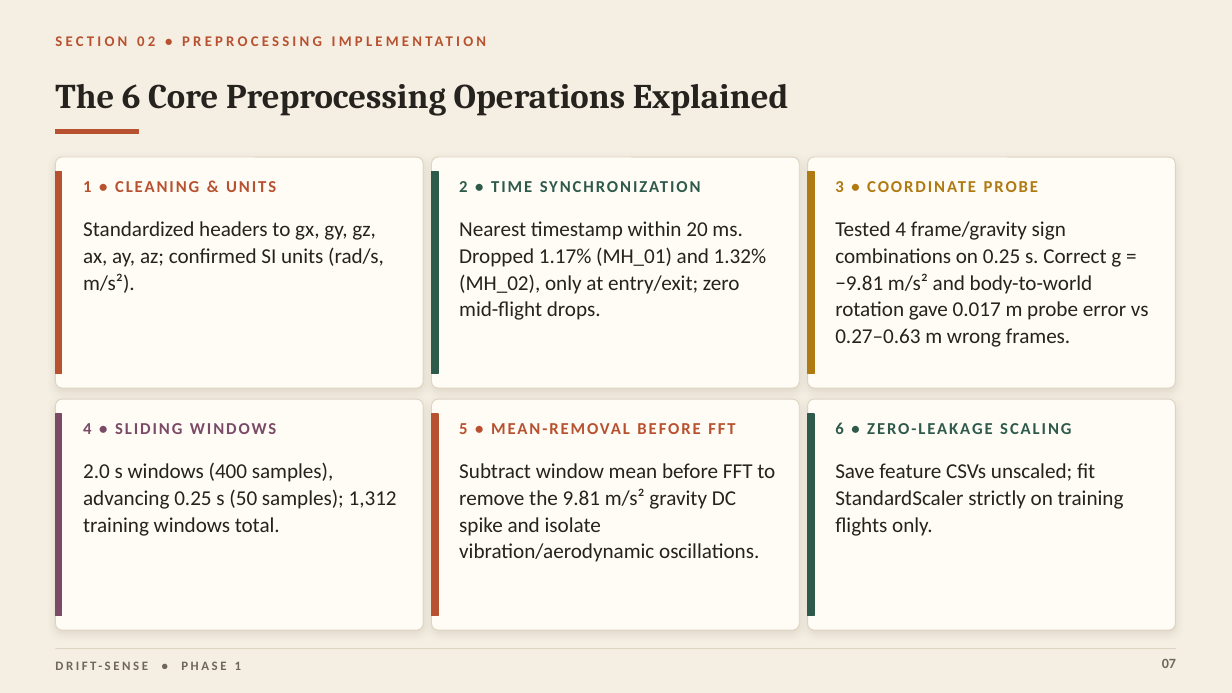
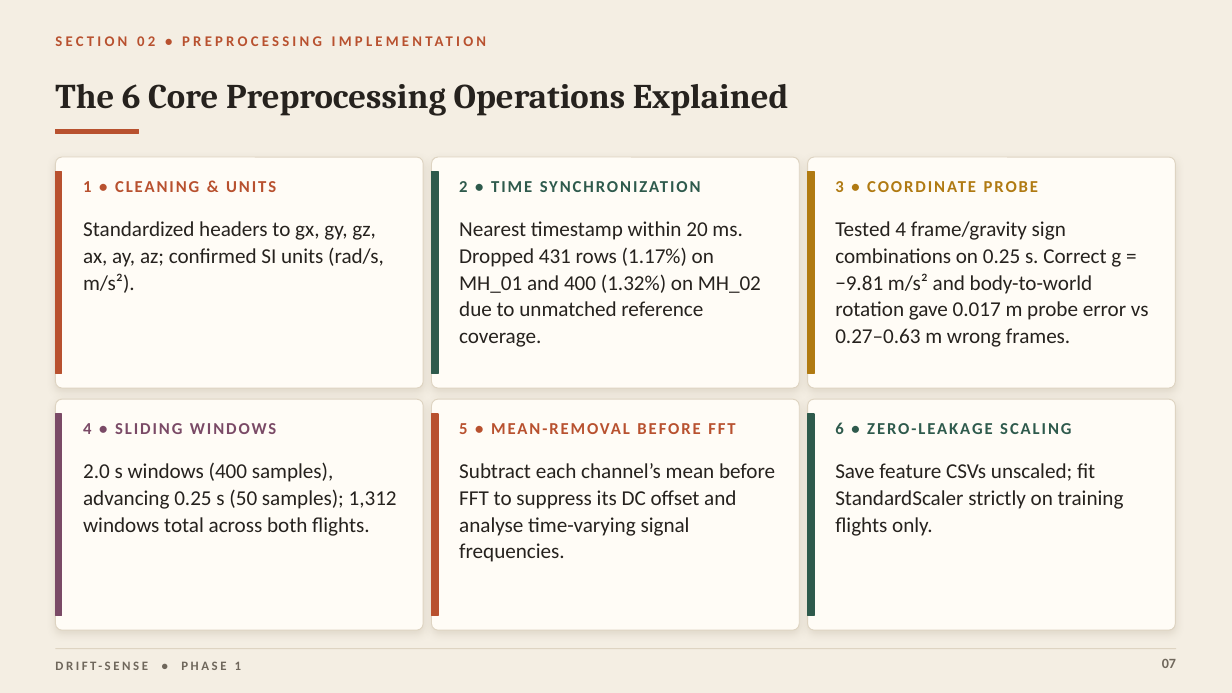
Before and after one commit to Dadi-Dinesh/Drift-Sense, a slide deck: slide 7 of reports/midsem/presentation.pptx. Drawn at 1232x693 pixels with LibreOffice and Linux fonts; fonts in the diff are those of the drawing. Boxes give left, top, right and bottom in pixels: in the first picture for what was removed or moved away, otherwise in the second. Text is boxed around its words. In the diff, an @@ line names an element or a change of style, - is before the commit and + after.

```diff
--- a/reports/midsem/presentation.pptx
+++ b/reports/midsem/presentation.pptx
@@ text at (x1=459, y1=221, x2=761, y2=347): text changed @@
-Nearest timestamp within 20 ms. Dropped 1.17% (MH_01) and 1.32% (MH_02), only at entry/exit; zero mid-flight drops.
+Nearest timestamp within 20 ms. Dropped 431 rows (1.17%) on MH_01 and 400 (1.32%) on MH_02 due to unmatched reference coverage.
@@ text at (x1=83, y1=462, x2=397, y2=536): text changed @@
-2.0 s windows (400 samples), advancing 0.25 s (50 samples); 1,312 training windows total.
+2.0 s windows (400 samples), advancing 0.25 s (50 samples); 1,312 windows total across both flights.
@@ text at (x1=459, y1=463, x2=736, y2=562): text changed @@
-Subtract window mean before FFT to remove the 9.81 m/s² gravity DC spike and isolate vibration/aerodynamic oscillations.
+Subtract each channel’s mean before FFT to suppress its DC offset and analyse time-varying signal frequencies.
```
Also in this commit, not shown: 7 other slides changed, 1 slide removed.
